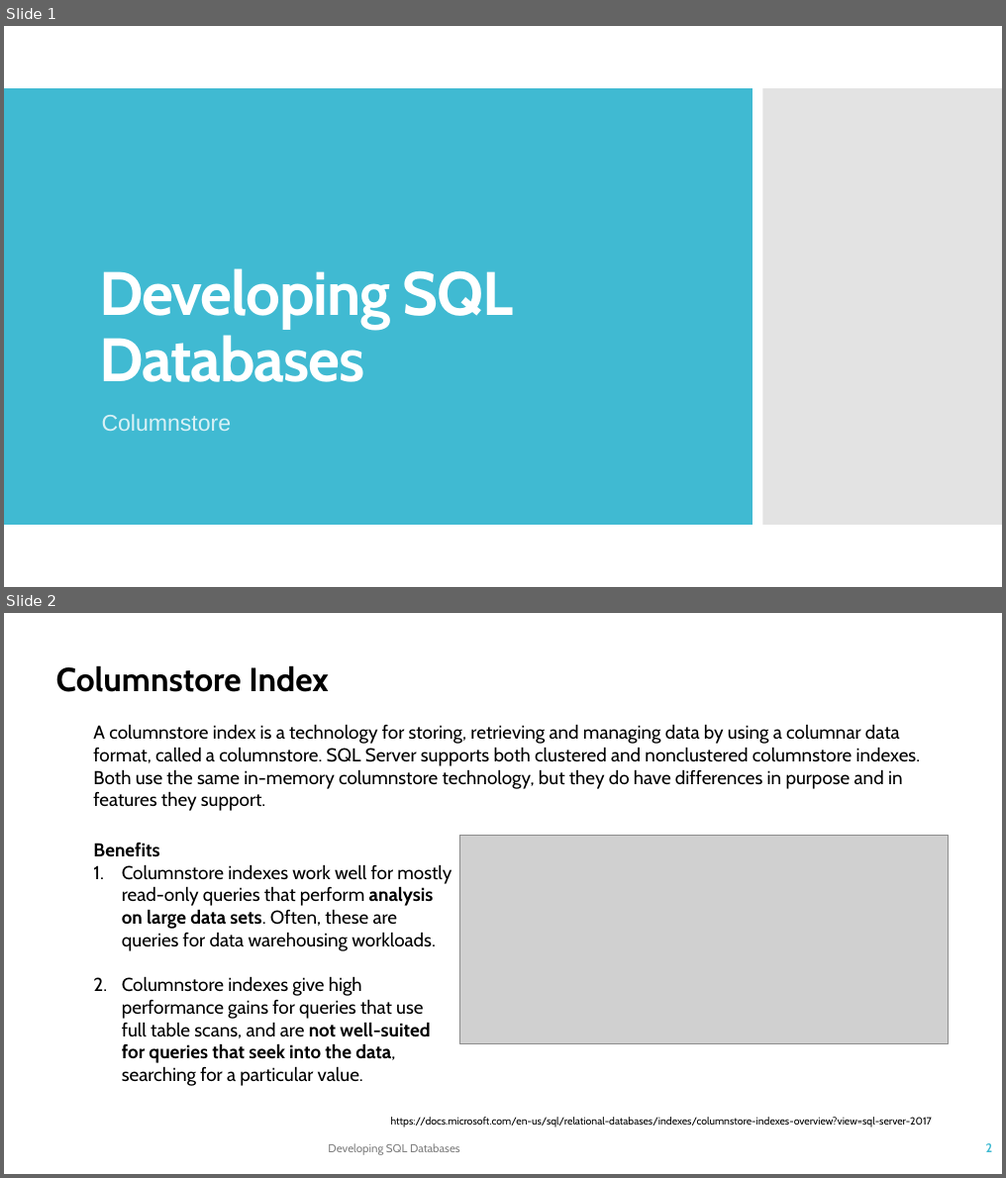
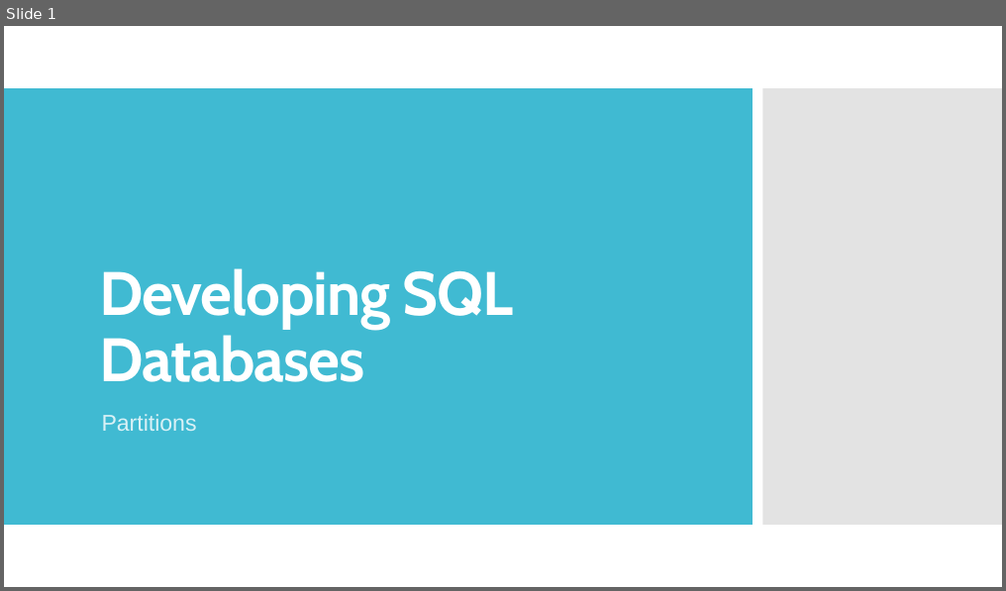
Before and after one commit to TKostyrka/70762DevSQLDB, a slide deck: DEVSQL_05_ColumnStoreIndex/DEVSQL_05A_Partitions.pptx. Shown one above the other, each under a label of ours: slides 1 and 2 before the commit, slide 1 after it. The pictures are 1006x1178 and 1006x591 pixels, drawn with LibreOffice and Linux fonts; fonts in the diff are those of the drawing; grey boxes stand for pictures. Boxes give left, top, right and bottom in pixels: in the first picture for what was removed or moved away, otherwise in the second. Text is boxed around its words. In the diff, an @@ line names an element or a change of style, - is before the commit and + after.

```diff
--- a/DEVSQL_05_ColumnStoreIndex/DEVSQL_05A_Partitions.pptx
+++ b/DEVSQL_05_ColumnStoreIndex/DEVSQL_05A_Partitions.pptx
@@ slide 2 removed at (4, 613, 1002, 1174), background #FFFFFF @@
@@ text removed at (56, 665, 921, 811) @@
-Columnstore Index
-  A columnstore index is a technology for storing, retrieving and managing data by using a columnar data format, called a columnstore. SQL Server supports both clustered and nonclustered columnstore indexes. Both use the same in-memory columnstore technology, but they do have differences in purpose and in features they support.
@@ text removed at (93, 842, 451, 1086) @@
-  Benefits
-  1. Columnstore indexes work well for mostly read-only queries that perform analysis on large data sets. Often, these are queries for data warehousing workloads.
-  2. Columnstore indexes give high performance gains for queries that use full table scans, and are not well-suited for queries that seek into the data, searching for a particular value.
@@ picture removed at (459, 835, 948, 1045) @@
@@ text removed at (391, 1117, 932, 1128) @@
-https://docs.microsoft.com/en-us/sql/relational-databases/indexes/columnstore-indexes-overview?view=sql-server-2017
@@ text removed at (328, 1144, 460, 1156) @@
-Developing SQL Databases
@@ page number removed at (986, 1144, 993, 1153) @@
-2
@@ slide 1 changed as well @@
@@ subtitle at (102, 414, 197, 431): text changed @@
-Columnstore
+Partitions
```
Also in this commit, not shown: 6 other slides changed, 8 slides added, 4 other slides removed.
